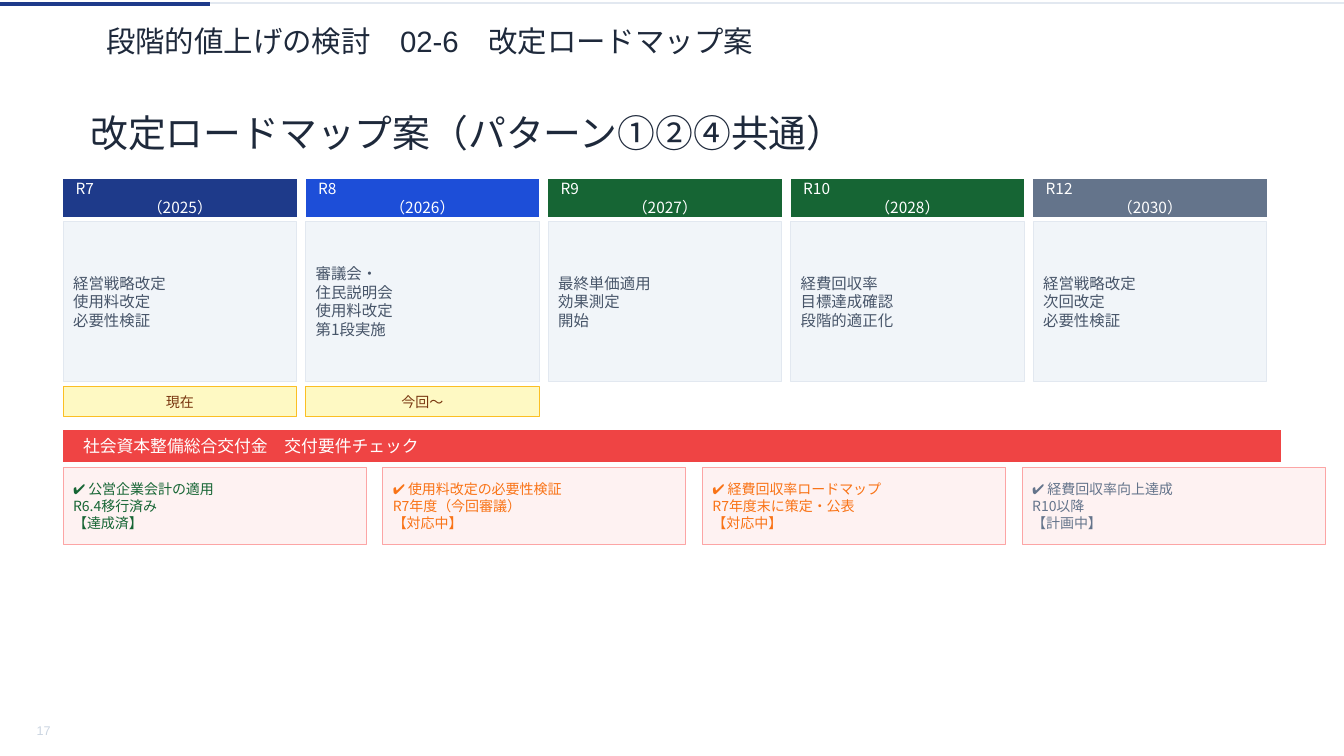
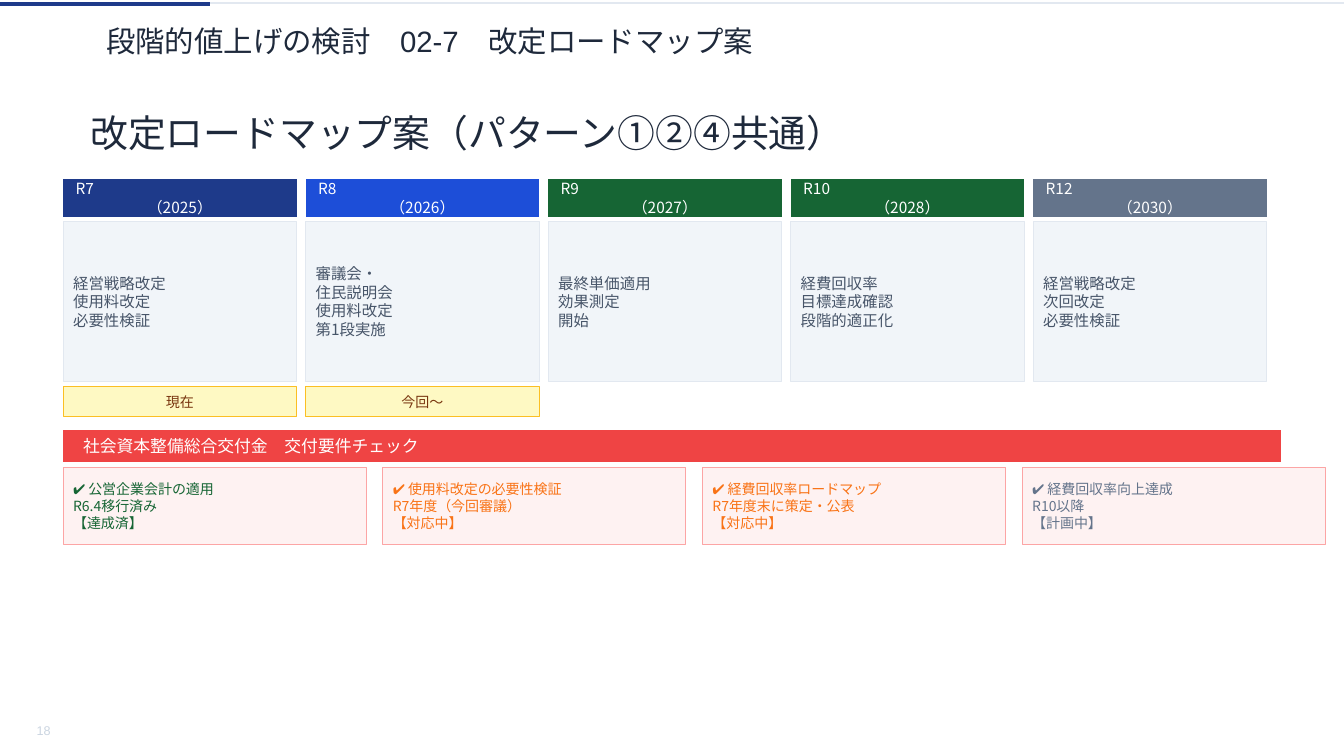
Before and after one commit to ryowakayama-gif/repository, a slide deck: slide 18 of rokko_sewage_council/output/六戸町_第2回審議会資料.pptx (slide 17 before the commit). Drawn at 1344x756 pixels with LibreOffice and Linux fonts; fonts in the diff are those of the drawing. Boxes give left, top, right and bottom in pixels: in the first picture for what was removed or moved away, otherwise in the second. Text is boxed around its words. In the diff, an @@ line names an element or a change of style, - is before the commit and + after.

```diff
--- a/rokko_sewage_council/output/六戸町_第2回審議会資料.pptx
+++ b/rokko_sewage_council/output/六戸町_第2回審議会資料.pptx
@@ text in freeform shape at bbox=[106, 27, 753, 55]: text changed @@
-段階的値上げの検討 02-6 改定ロードマップ案
+段階的値上げの検討 02-7 改定ロードマップ案
@@ text in freeform shape at bbox=[37, 727, 51, 735]: text changed @@
-17
+18
```
Also in this commit, not shown: 19 other slides changed, 4 slides added, 3 other files.
